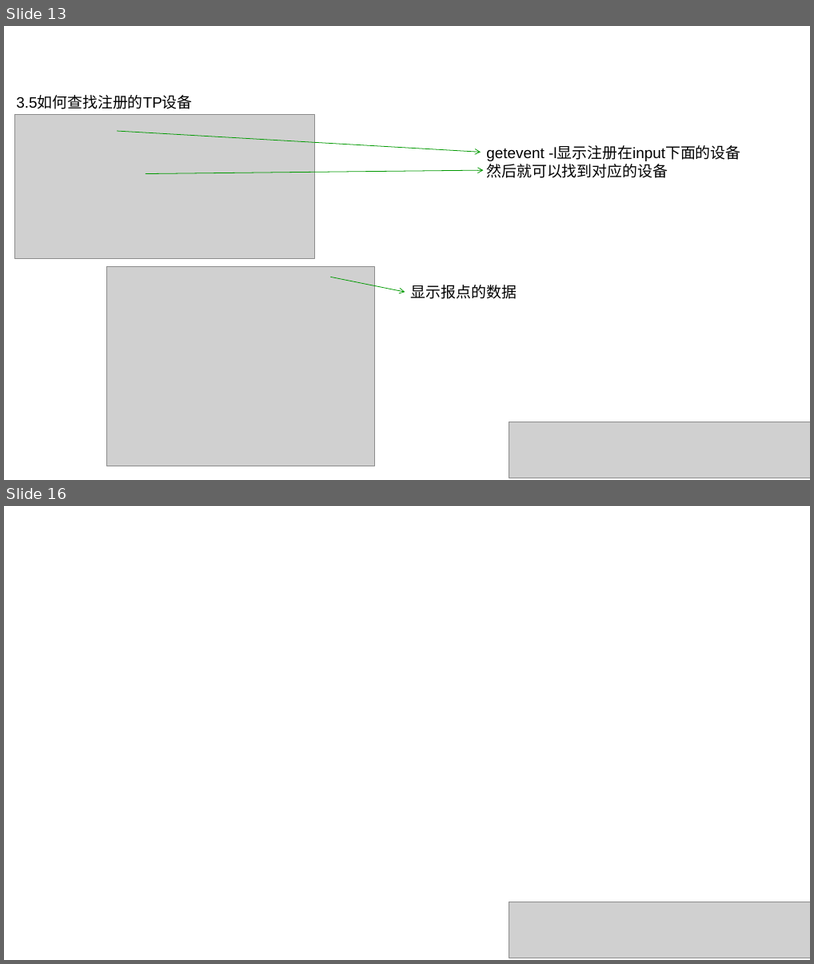
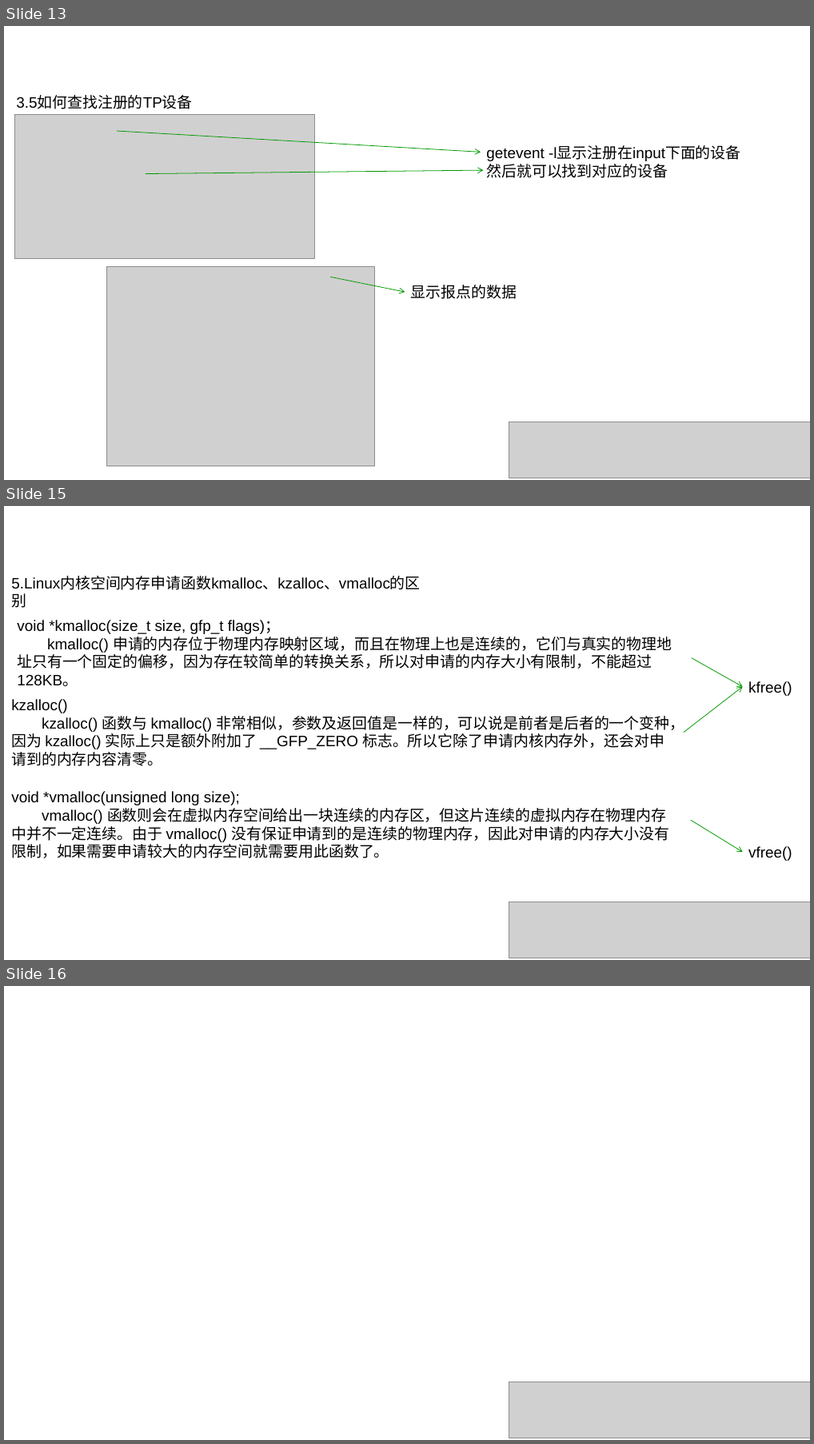
Before and after one commit to liyingfei142118/practice, a slide deck: learn/TP.pptx. Shown one above the other, each under a label of ours: slides 13 and 16 before the commit, slides 13, 15 and 16 after it; the slides between them are not shown. The pictures are 814x964 and 814x1444 pixels, drawn with LibreOffice and Linux fonts; fonts in the diff are those of the drawing; grey boxes stand for pictures; background and template pictures are left out. Boxes give left, top, right and bottom in pixels: in the first picture for what was removed or moved away, otherwise in the second. Text is boxed around its words. In the diff, an @@ line names an element or a change of style, - is before the commit and + after.

```diff
--- a/learn/TP.pptx
+++ b/learn/TP.pptx
@@ slide 15 added at box(4, 506, 810, 960), background picture (left out) @@
@@ text added at box(11, 576, 420, 590), 18 pt, text #000000 @@
+5.Linux内核空间内存申请函数kmalloc、kzalloc、vmalloc的区别
@@ text added at box(17, 620, 672, 686), 18 pt, text #000000 @@
+void *kmalloc(size_t size, gfp_t flags)；
+kmalloc() 申请的内存位于物理内存映射区域，而且在物理上也是连续的，它们与真实的物理地址只有一个固定的偏移，因为存在较简单的转换关系，所以对申请的内存大小有限制，不能超过128KB。
@@ arrow added from (692, 658) to (743, 686), #009900 0.75 pt @@
@@ arrow added from (684, 732) to (743, 686), #009900 0.75 pt @@
@@ text added at box(749, 681, 793, 696), 18 pt, text #000000 @@
+kfree()
@@ text added at box(11, 699, 686, 766), 18 pt, text #000000 @@
+kzalloc()
+kzalloc() 函数与 kmalloc() 非常相似，参数及返回值是一样的，可以说是前者是后者的一个变种，因为 kzalloc() 实际上只是额外附加了 __GFP_ZERO 标志。所以它除了申请内核内存外，还会对申请到的内存内容清零。
@@ text added at box(11, 791, 670, 858), 18 pt, text #000000 @@
+void *vmalloc(unsigned long size);
+vmalloc() 函数则会在虚拟内存空间给出一块连续的内存区，但这片连续的虚拟内存在物理内存中并不一定连续。由于 vmalloc() 没有保证申请到的是连续的物理内存，因此对申请的内存大小没有限制，如果需要申请较大的内存空间就需要用此函数了。
@@ arrow added from (691, 820) to (743, 852), #009900 0.75 pt @@
@@ text added at box(749, 846, 793, 860), 18 pt, text #000000 @@
+vfree()
@@ picture added at box(510, 902, 810, 957) @@
```
Also in this commit, not shown: 1 other slide added, 2 slides removed, 3 other files.
